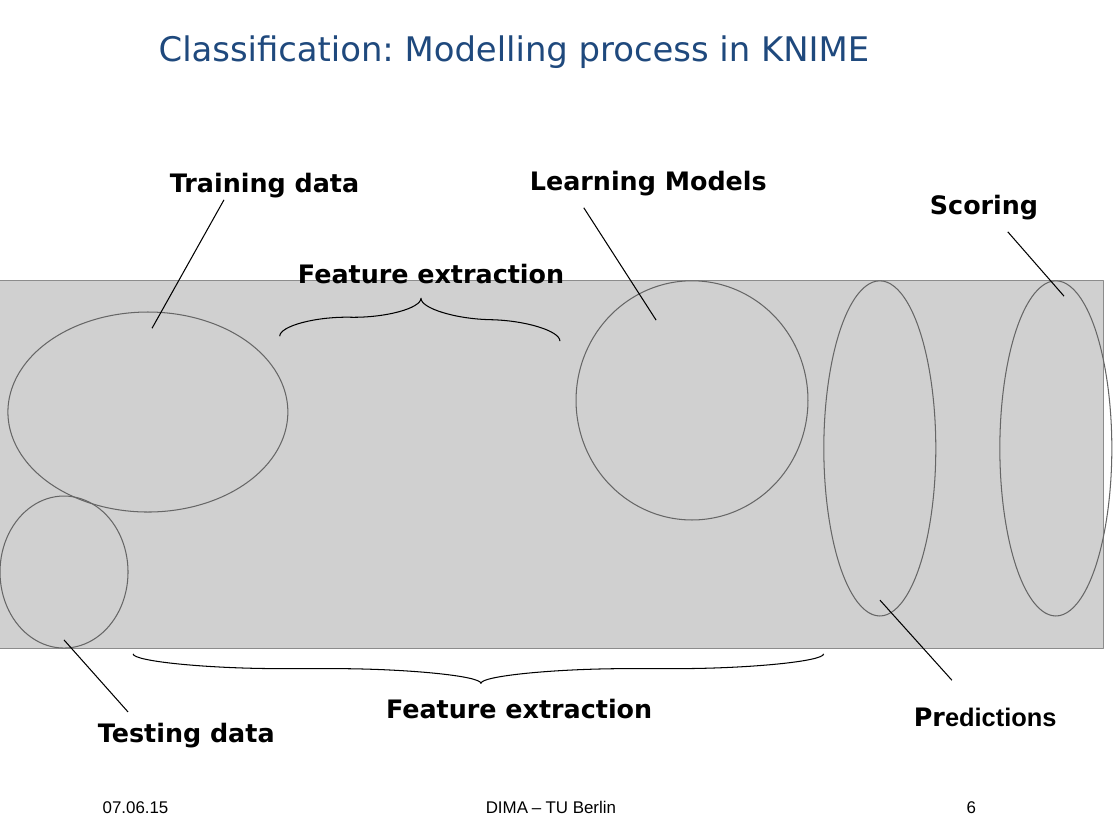
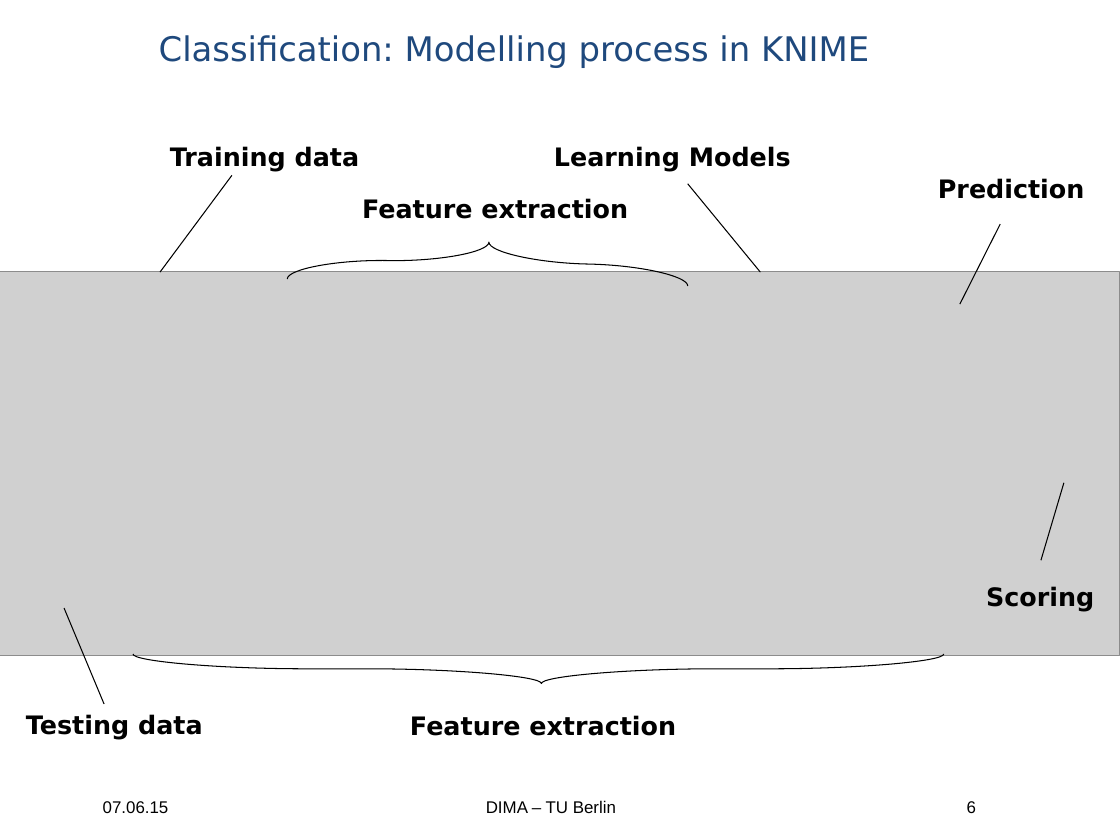
Before and after one commit to ericdoerheit/DBPRO2015, a slide deck: slide 6 of Presentations/Presentation 3.ppt. Drawn at 1120x840 pixels with LibreOffice and Linux fonts; fonts in the diff are those of the drawing; grey boxes stand for pictures; background and template pictures are left out. Boxes give left, top, right and bottom in pixels: in the first picture for what was removed or moved away, otherwise in the second. Text is boxed around its words. In the diff, an @@ line names an element or a change of style, - is before the commit and + after.

Commit message:
updated presentation

```diff
--- a/Presentations/Presentation 3.ppt
+++ b/Presentations/Presentation 3.ppt
@@ text "Training data": place and size @@
-text "Training data" at (170,172,360,198)
+text "Training data" at (170,146,360,172)
@@ text "Learning Models": place and size @@
-text "Learning Models" at (530,170,767,196)
+text "Learning Models" at (554,146,791,172)
@@ line moved from (152, 328) - (224, 200) to (160, 272) - (232, 176) @@
@@ text added at (938,178,1085,199), 18 pt, text #000000, bold @@
+Prediction
@@ text "Feature extraction": place and size @@
-text "Feature extraction" at (298,263,564,284)
+text "Feature extraction" at (362,198,628,219)
@@ line moved from (657, 320) - (584, 207) to (760, 272) - (688, 184) @@
@@ freeform shape: place and size @@
-freeform shape at (280,296,561,342)
+freeform shape at (287,238,688,286)
@@ line moved from (1064, 296) - (1008, 232) to (1001, 224) - (960, 304) @@
@@ picture: place and size @@
-picture at (0,281,1105,647)
+picture at (0,272,1120,657)
@@ ellipse removed at (576,281,808,519) @@
@@ ellipse removed at (824,281,936,616) @@
@@ ellipse removed at (1000,281,1112,616) @@
@@ ellipse removed at (8,312,289,512) @@
@@ ellipse removed at (0,496,128,648) @@
@@ line added from (1042, 560) to (1064, 483), #000000 0.74 pt @@
@@ text "Scoring": place and size @@
-text "Scoring" at (930,194,1038,220)
+text "Scoring" at (986,586,1094,612)
@@ line moved from (64, 640) - (128, 712) to (64, 608) - (104, 704) @@
@@ line removed from (880, 601) to (952, 680) @@
@@ freeform shape: place and size @@
-freeform shape at (133,654,824,683)
+freeform shape at (133,654,944,683)
@@ text "Testing data": place and size @@
-text "Testing data" at (98,722,275,748)
+text "Testing data" at (26,714,203,740)
@@ text "Feature extraction": place and size @@
-text "Feature extraction" at (386,698,652,719)
+text "Feature extraction" at (410,715,676,736)
@@ text removed at (914,707,1057,727) @@
-Predictions
```
Also in this commit, not shown: 5 other slides changed, 3 slides added, 2 slides removed, 1 other file.
